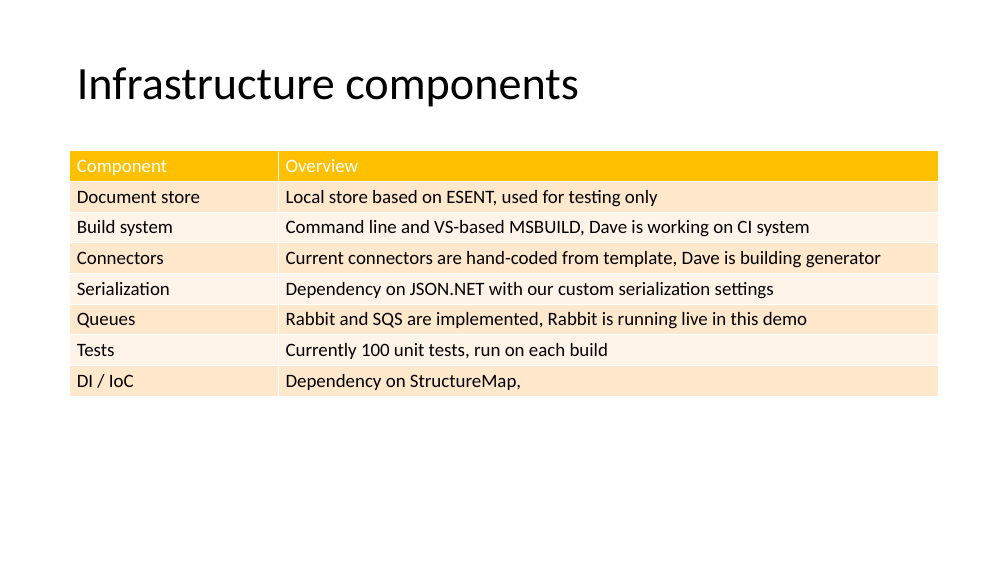
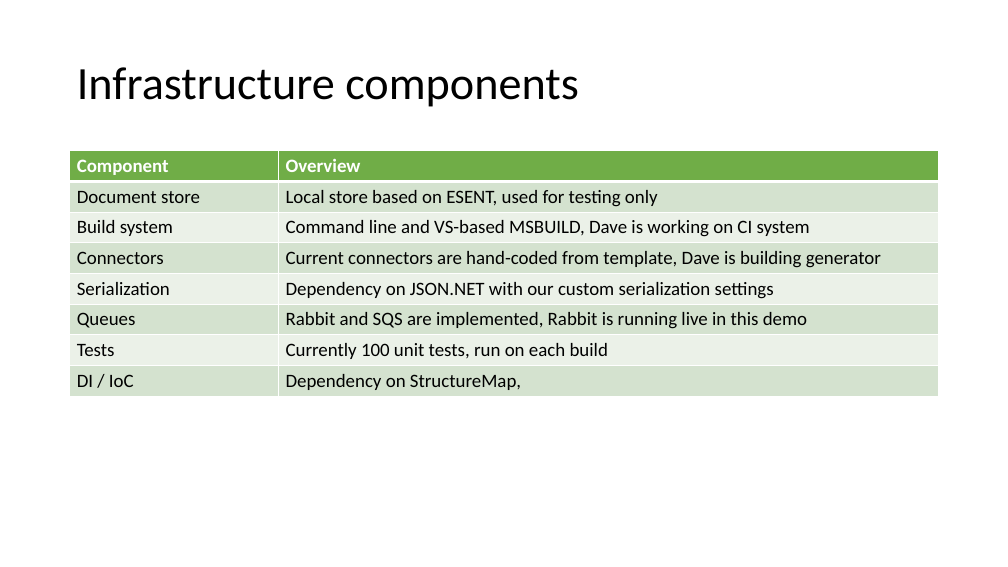
Before and after one commit to IrenaNiu/SU_CPSC_5200_20WQ, a slide deck: slide 28 of lectures/20WQ-02-27 TNG Design Session.pptx (slide 25 before the commit). Drawn at 1008x567 pixels with LibreOffice and Linux fonts; fonts in the diff are those of the drawing. Boxes give left, top, right and bottom in pixels: in the first picture for what was removed or moved away, otherwise in the second. Text is boxed around its words. In the diff, an @@ line names an element or a change of style, - is before the commit and + after.

```diff
--- a/lectures/20WQ-02-27 TNG Design Session.pptx
+++ b/lectures/20WQ-02-27 TNG Design Session.pptx
@@ table at (70,151,939,396) @@
@@ fill #FFC000 to #70AD47 in row 1 @@
@@ fill #FFE8CC to #D5E3CF in 8 cells @@
@@ fill #FFF4E7 to #EBF1E9 in 6 cells @@
@@ bold on in "Component", "Overview" @@
```
Also in this commit, not shown: 7 other slides changed, 3 slides added, 6 other files.
